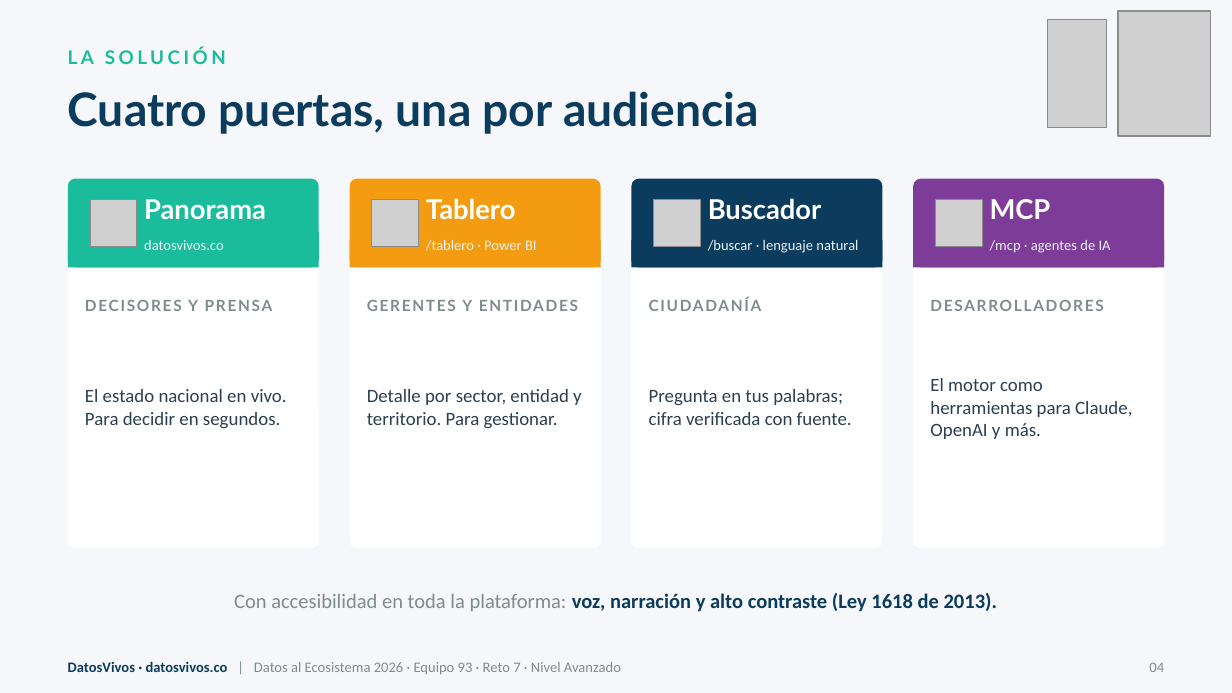
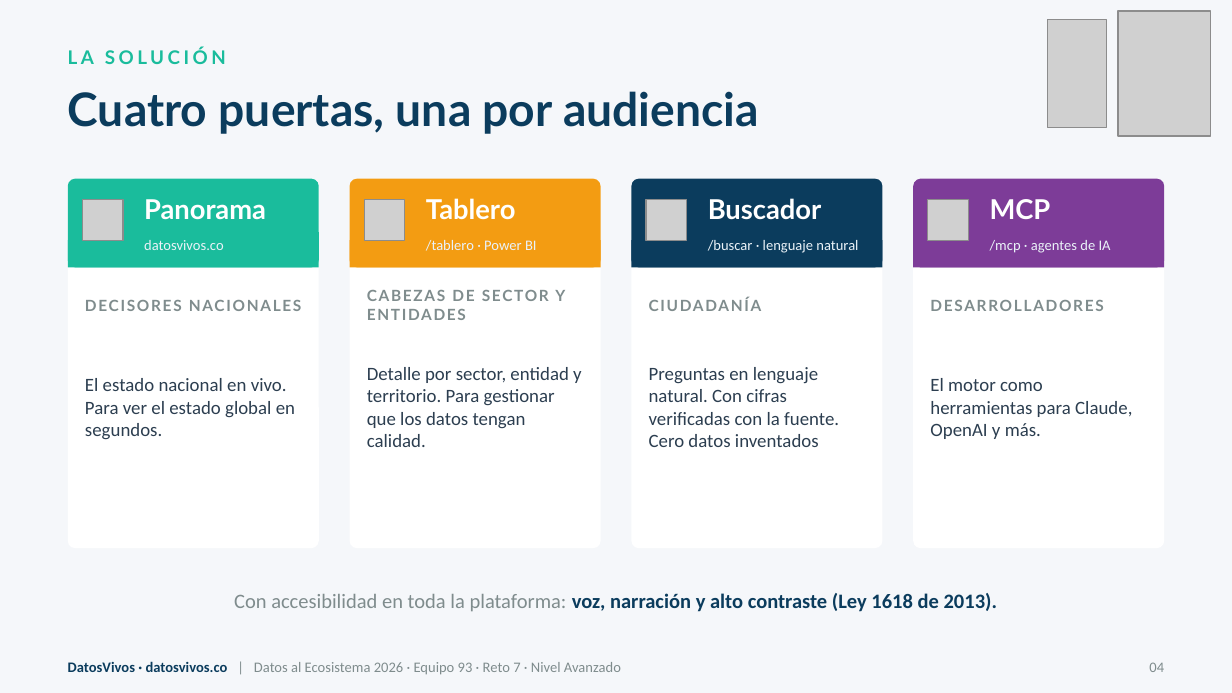
Before and after one commit to jsricop/DatosVivos, a slide deck: slide 4 of recursos/presentacion.pptx. Drawn at 1232x693 pixels with LibreOffice and Linux fonts; fonts in the diff are those of the drawing; grey boxes stand for pictures. Boxes give left, top, right and bottom in pixels: in the first picture for what was removed or moved away, otherwise in the second. Text is boxed around its words. In the diff, an @@ line names an element or a change of style, - is before the commit and + after.

```diff
--- a/recursos/presentacion.pptx
+++ b/recursos/presentacion.pptx
@@ picture: place and size @@
-picture at bbox=[90, 200, 137, 246]
+picture at bbox=[83, 200, 123, 240]
@@ picture: place and size @@
-picture at bbox=[372, 200, 419, 246]
+picture at bbox=[365, 200, 405, 240]
@@ picture: place and size @@
-picture at bbox=[653, 200, 700, 246]
+picture at bbox=[646, 200, 686, 240]
@@ picture: place and size @@
-picture at bbox=[935, 200, 982, 246]
+picture at bbox=[928, 200, 968, 240]
@@ text at bbox=[555, 290, 565, 301]: text changed @@
-GERENTES Y ENTIDADES
+CABEZAS DE SECTOR Y ENTIDADES
@@ text at bbox=[188, 300, 198, 311]: text changed @@
-DECISORES Y PRENSA
+DECISORES NACIONALES
@@ text at bbox=[85, 378, 295, 440]: text changed @@
-El estado nacional en vivo. Para decidir en segundos.
+El estado nacional en vivo. Para ver el estado global en segundos.
@@ text at bbox=[367, 367, 582, 447]: text changed @@
-Detalle por sector, entidad y territorio. Para gestionar.
+Detalle por sector, entidad y territorio. Para gestionar que los datos tengan calidad.
@@ text at bbox=[649, 367, 839, 447]: text changed @@
-Pregunta en tus palabras; cifra verificada con fuente.
+Preguntas en lenguaje natural. Con cifras verificadas con la fuente. Cero datos inventados
```
Also in this commit, not shown: 5 other slides changed, 1 slide added, 3 other files.
